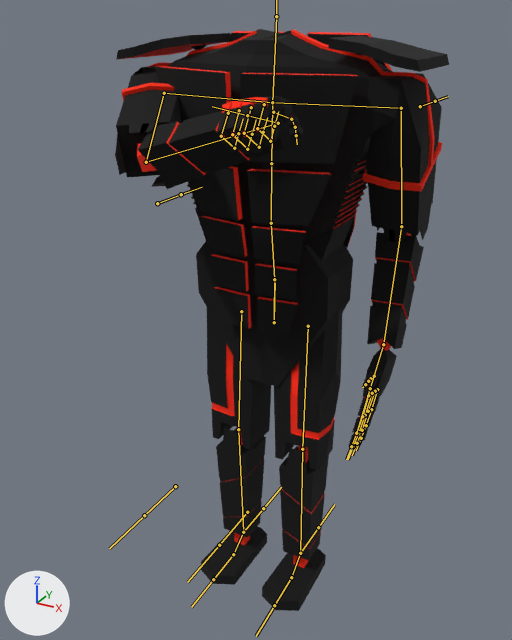
One commit to the FBX model Assets/Meshes/Animations/cyborgKatanaAnimations.fbx: the scene before it, then after it.
Camera for both pictures: a 50 mm camera at (0.823, -1.574, 1.647) aimed at (-0.019, -0.042, 0.881). Lighting does not change. The marker at lower left points along +X, +Y and +Z. Both versions are drawn at frame 8 of the action 'cyborgArmature|katanaAttack2'; the numbers are the values there. The bones that bend it are drawn over the model as lines.

The first picture shows 'cyborgMesh'.
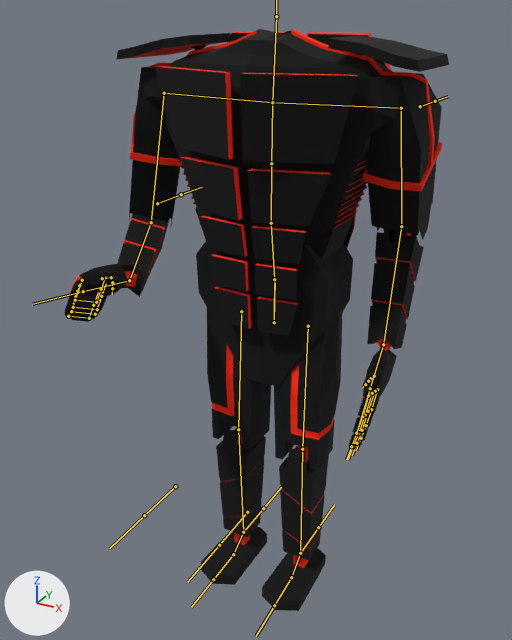
Boxes (x1, y1, x2, y2) around the edits, measured in the pictures (512 x 640 px):
'cyborgMesh', posed (15% wider)
    before: (115, 29, 449, 611)
    after: (65, 29, 449, 611)
bone 'arm1.R', root to tip
    before: (164, 93) to (146, 162)
    after: (164, 93) to (151, 222)
bone 'arm2.R', root to tip
    before: (146, 162) to (278, 123)
    after: (151, 222) to (129, 280)
bone 'Palm.R', root to tip
    before: (278, 123) to (247, 115)
    after: (129, 280) to (83, 291)

What the commit changed:
Bone 'arm1.R' (bone_arm1_r) turns from (62, -26, 103) to (-10, -32, 81) degrees about its own x, y and z.
Bone 'arm2.R' (bone_arm2_r) turns from (16, 4, 81) to (84, 7, -7) degrees about its own x, y and z.
Bone 'Palm.R' (bone_palm_r) turns from (-86, -126, -15) to (-6, -24, -46) degrees about its own x, y and z.
